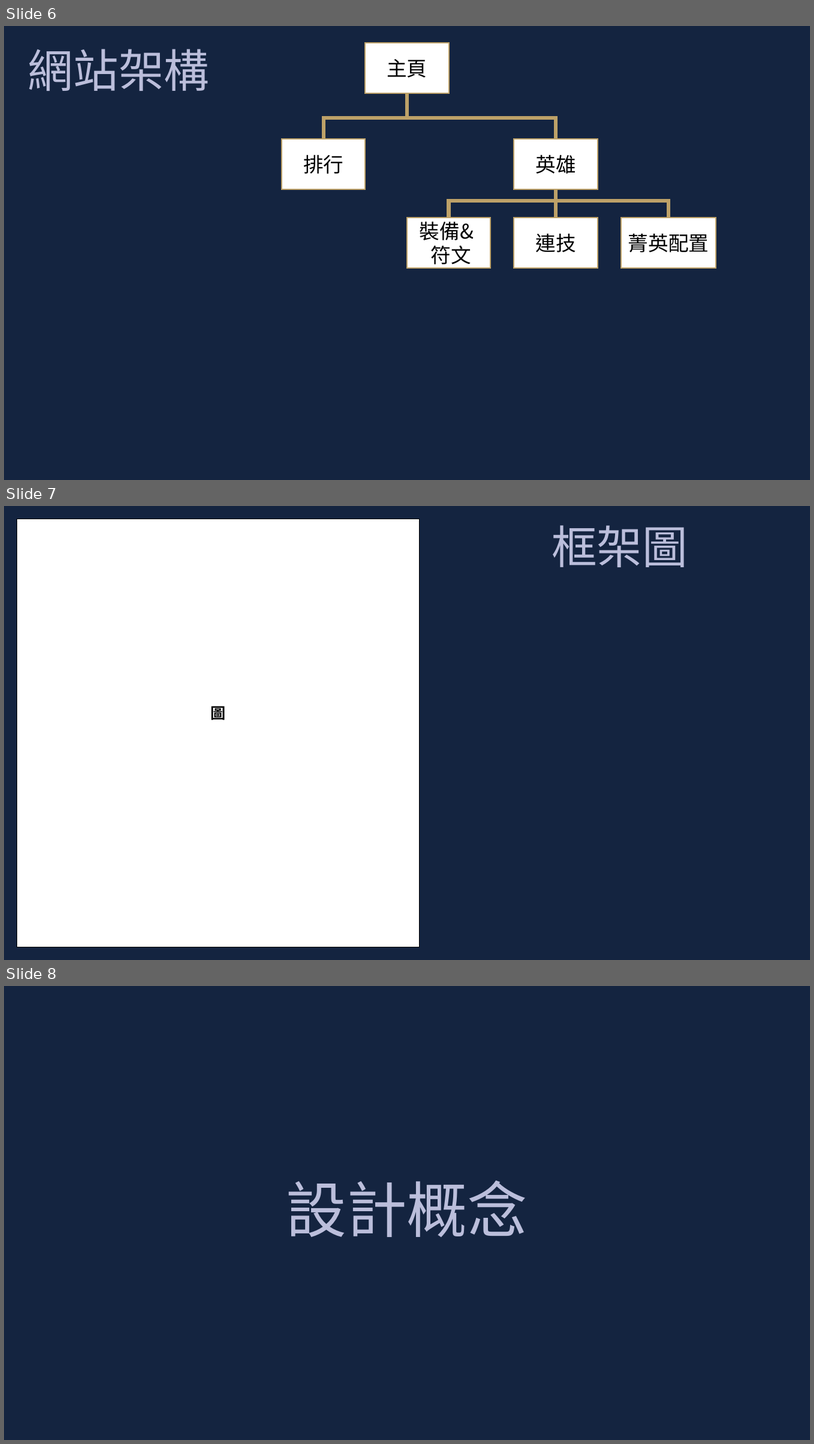
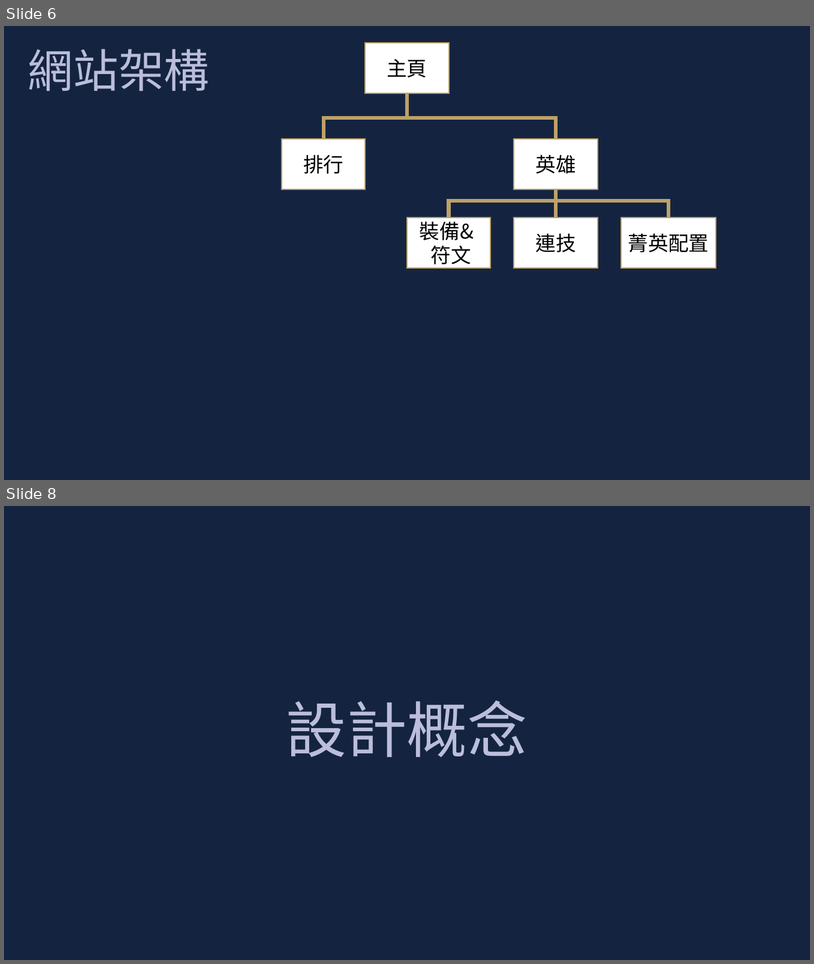
Before and after one commit to leonasdev/WebMidProject, a slide deck: 企劃書.pptx. Shown one above the other, each under a label of ours: slides 6, 7 and 8 before the commit, slides 6 and 8 after it; the slides between them are not shown. The pictures are 814x1444 and 814x964 pixels, drawn with LibreOffice and Linux fonts; fonts in the diff are those of the drawing. Boxes give left, top, right and bottom in pixels: in the first picture for what was removed or moved away, otherwise in the second. Text is boxed around its words. In the diff, an @@ line names an element or a change of style, - is before the commit and + after.

```diff
--- a/企劃書.pptx
+++ b/企劃書.pptx
@@ slide 7 removed at box(4, 506, 810, 960), background #142440 @@
@@ rectangle removed at box(17, 519, 420, 947) @@
-圖
@@ text removed at box(552, 525, 688, 567) @@
-框架圖
```
Also in this commit, not shown: 2 slides changed, 1 slide added.
